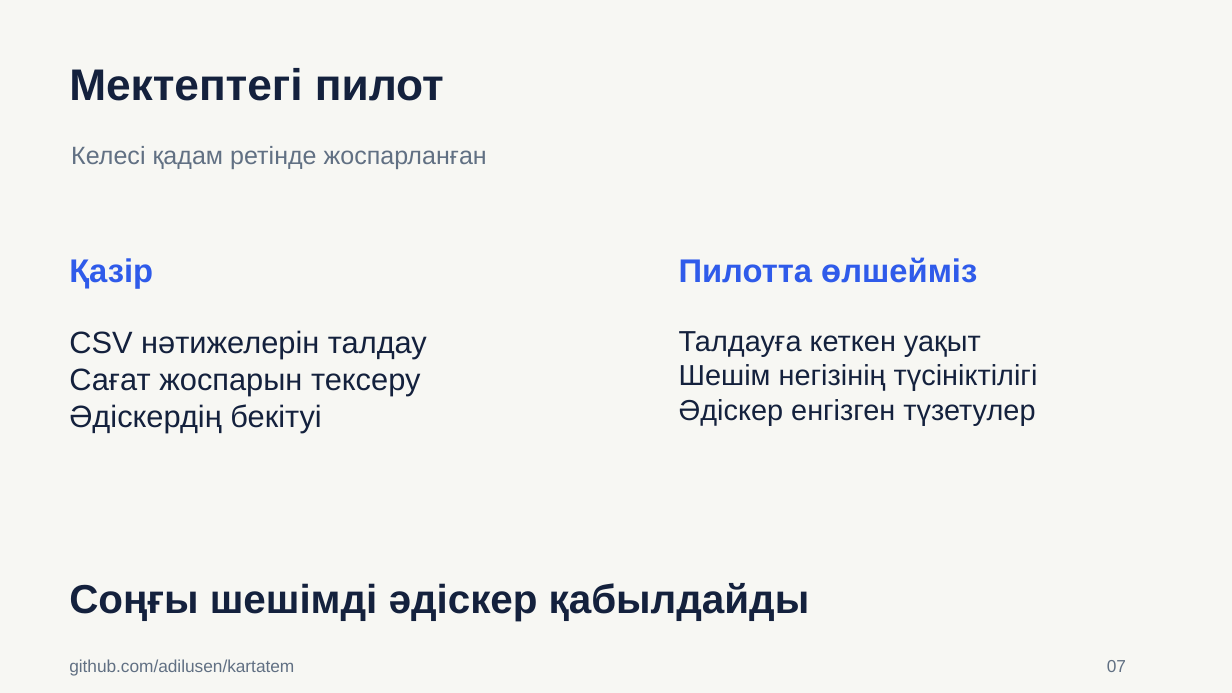
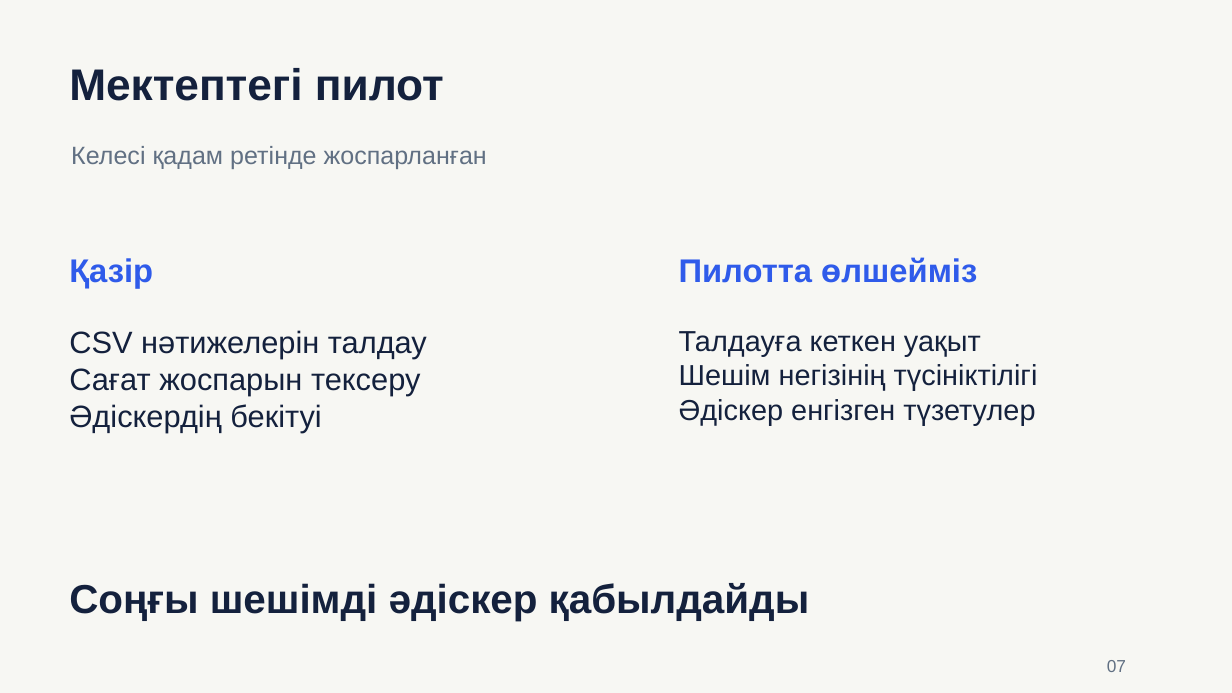
Before and after one commit to adilusen/kartatem, a slide deck: slide 7 of presentation/olshem_pitch_kk.pptx. Drawn at 1232x693 pixels with LibreOffice and Linux fonts; fonts in the diff are those of the drawing. Boxes give left, top, right and bottom in pixels: in the first picture for what was removed or moved away, otherwise in the second. Text is boxed around its words. In the diff, an @@ line names an element or a change of style, - is before the commit and + after.

Commit message:
Finalize presentation and add live MVP link

```diff
--- a/presentation/olshem_pitch_kk.pptx
+++ b/presentation/olshem_pitch_kk.pptx
@@ text removed at <box>69,659,294,676</box> @@
-github.com/adilusen/kartatem
```
Also in this commit, not shown: 4 other files.
